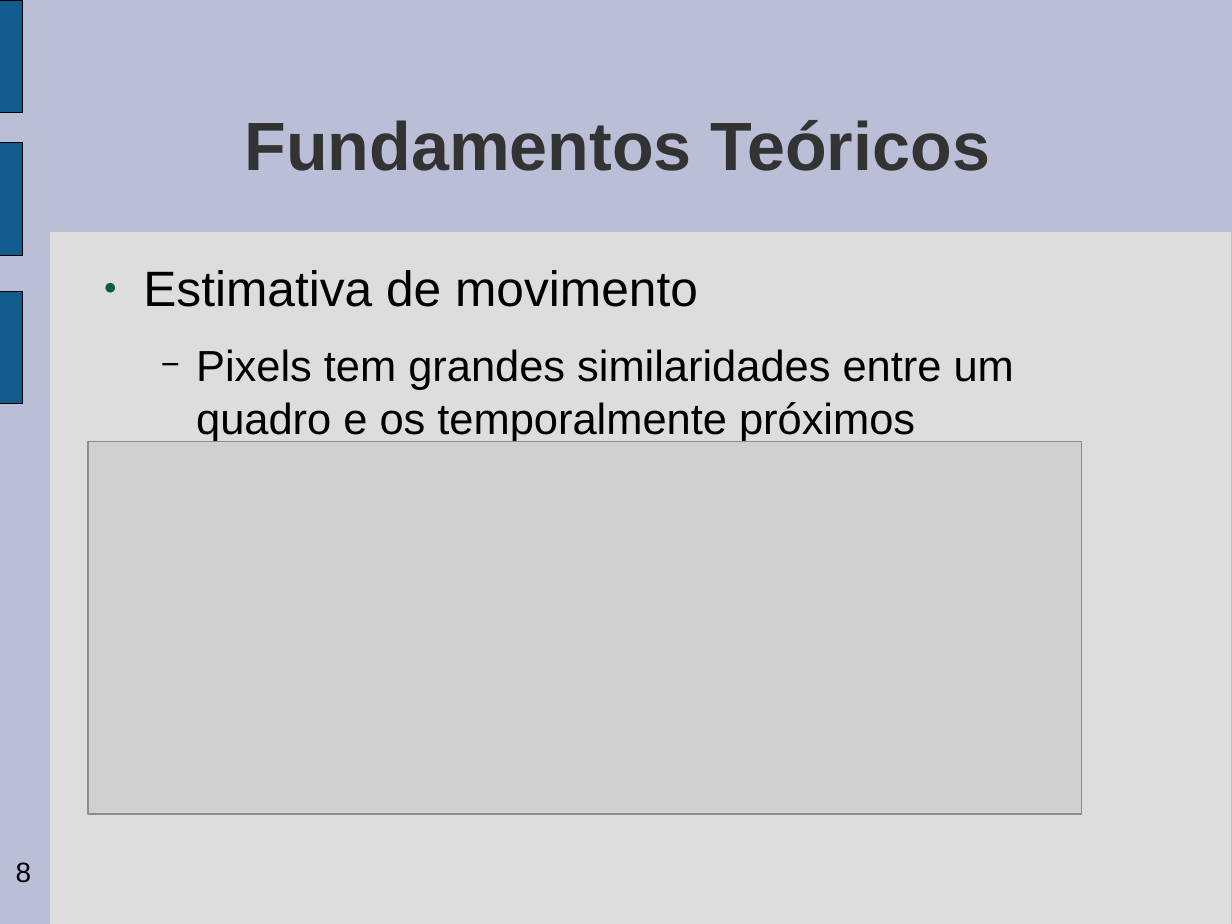
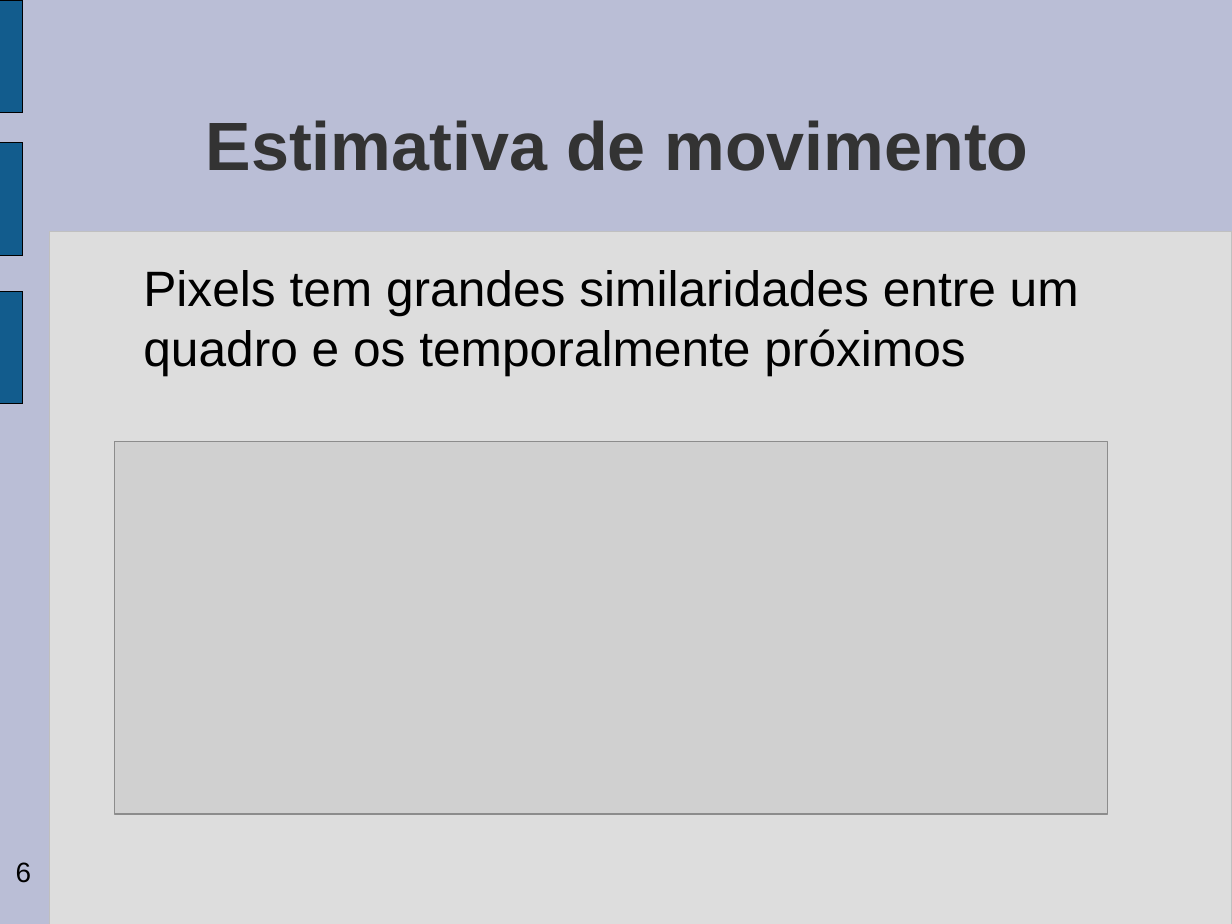
Before and after one commit to gabrieldiego/tg, a slide deck: slide 6 of artigo/apresentacao-tg2.odp (slide 8 before the commit). Drawn at 1232x924 pixels with LibreOffice and Linux fonts; fonts in the diff are those of the drawing; grey boxes stand for pictures; background and template pictures are left out. Boxes give left, top, right and bottom in pixels: in the first picture for what was removed or moved away, otherwise in the second. Text is boxed around its words. In the diff, an @@ line names an element or a change of style, - is before the commit and + after.

```diff
--- a/artigo/apresentacao-tg2.odp
+++ b/artigo/apresentacao-tg2.odp
@@ title at <box>206,120,1029,171</box>: text changed @@
-Fundamentos Teóricos
+Estimativa de movimento
@@ text "Pixels tem grandes similaridades entre ..." at <box>143,270,1079,375</box>: size 28 to 32 pt; bullet − to none; list level 2 to 1 in "Pixels tem grandes similaridades entre ..." @@
@@ text at <box>143,270,698,307</box>: paragraph removed @@
-● Estimativa de movimento
@@ picture: place and size @@
-picture at <box>88,442,1082,814</box>
+picture at <box>114,442,1108,814</box>
@@ page number at <box>16,862,32,883</box>: text changed @@
-8
+6
```
Also in this commit, not shown: 10 other slides changed, 4 slides added, 8 slides removed.
